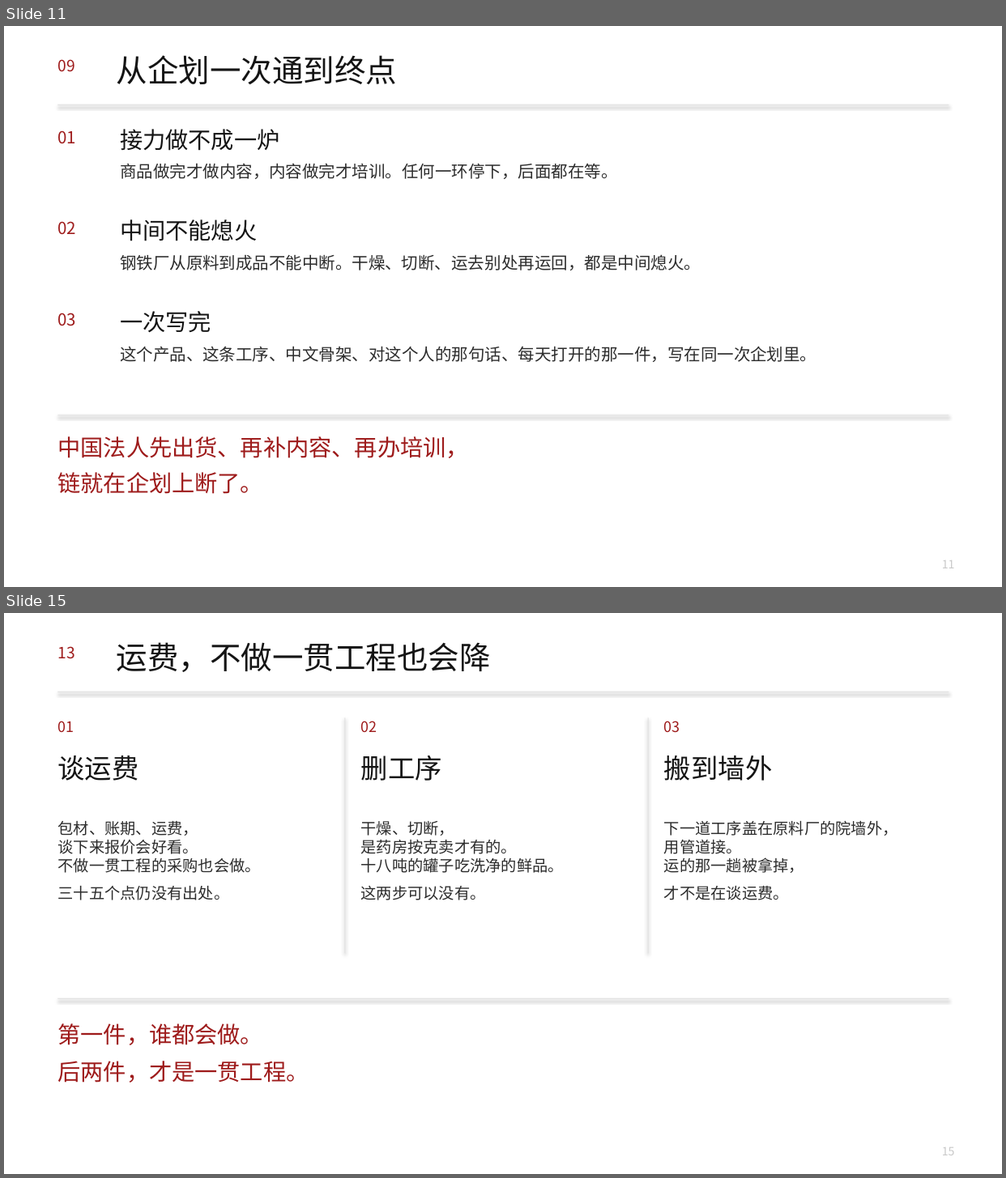
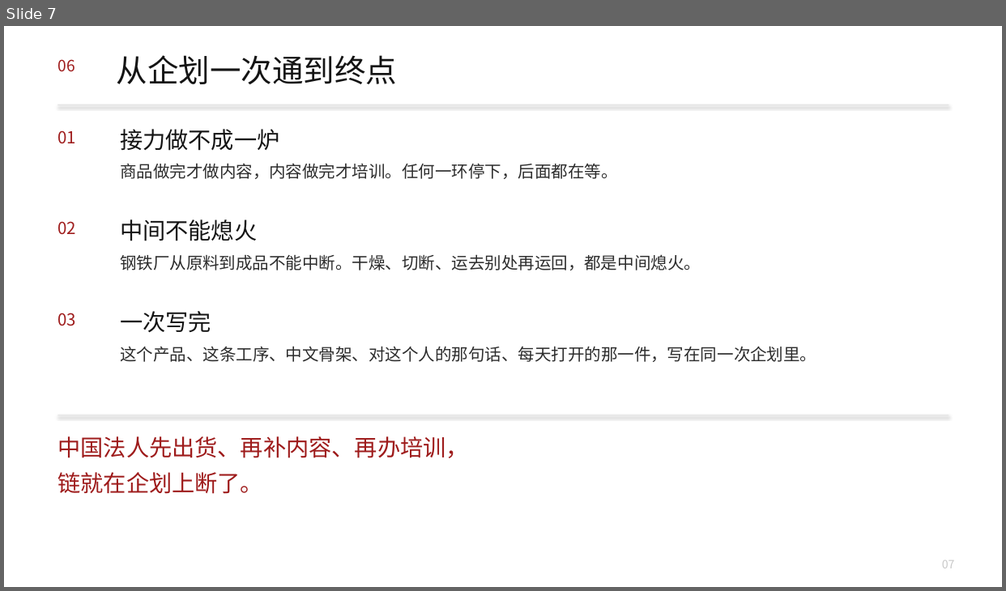
Before and after one commit to headshot9999/xiaoyi, a slide deck: 艾多美何以成为100兆韩元企业.pptx. Shown one above the other, each under a label of ours: slides 11 and 15 before the commit, slide 7 after it; the slides between them are not shown. The pictures are 1006x1178 and 1006x591 pixels, drawn with LibreOffice and Linux fonts; fonts in the diff are those of the drawing. Boxes give left, top, right and bottom in pixels: in the first picture for what was removed or moved away, otherwise in the second. Text is boxed around its words. In the diff, an @@ line names an element or a change of style, - is before the commit and + after.

```diff
--- a/艾多美何以成为100兆韩元企业.pptx
+++ b/艾多美何以成为100兆韩元企业.pptx
@@ slide 15 removed at [4,613,1002,1174], background #FFFFFF @@
@@ text removed at [57,646,74,659] @@
-13
@@ text removed at [117,642,491,672] @@
-运费，不做一贯工程也会降
@@ rectangle removed at [58,692,948,692] @@
@@ text removed at [57,721,74,732] @@
-01
@@ rectangle removed at [345,717,345,954] @@
@@ text removed at [361,721,377,732] @@
-02
@@ rectangle removed at [648,717,649,954] @@
@@ text removed at [664,721,680,733] @@
-03
@@ text removed at [58,756,139,781] @@
-谈运费
@@ text removed at [361,756,442,781] @@
-删工序
@@ text removed at [664,756,773,781] @@
-搬到墙外
@@ text removed at [58,821,261,901] @@
-包材、账期、运费，
-谈下来报价会好看。
-不做一贯工程的采购也会做。
-三十五个点仍没有出处。
@@ text removed at [361,821,564,901] @@
-干燥、切断，
-是药房按克卖才有的。
-十八吨的罐子吃洗净的鲜品。
-这两步可以没有。
@@ text removed at [664,821,898,901] @@
-下一道工序盖在原料厂的院墙外，
-用管道接。
-运的那一趟被拿掉，
-才不是在谈运费。
@@ rectangle removed at [58,999,948,999] @@
@@ text removed at [57,1024,309,1083] @@
-第一件，谁都会做。
-后两件，才是一贯工程。
@@ text removed at [942,1148,955,1156] @@
-15
@@ what was slide 11 is now slide 7 @@
@@ slide 7 changed as well @@
@@ text at [57,59,74,72]: text changed @@
-09
+06
@@ text at [942,561,955,569]: text changed @@
-11
+07
```
Also in this commit, not shown: 10 other slides changed, 1 slide added, 11 other slides removed, 2 other files.
